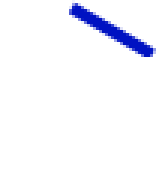
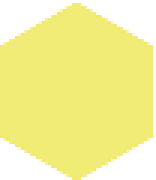
Revision of a layered w=156, h=180 image; what changed, layer by layer:
added group "Rivers" with 6 layers above "Shape 2" over 0, 0, 156, 180
hid "River 0", moved it into group "Rivers" over 69, 0, 156, 57
added group "Hexes" with 11 layers above "Background" over 0, 3, 153, 180
showed "Layer 3", moved it into group "Hexes" over 0, 3, 153, 180
